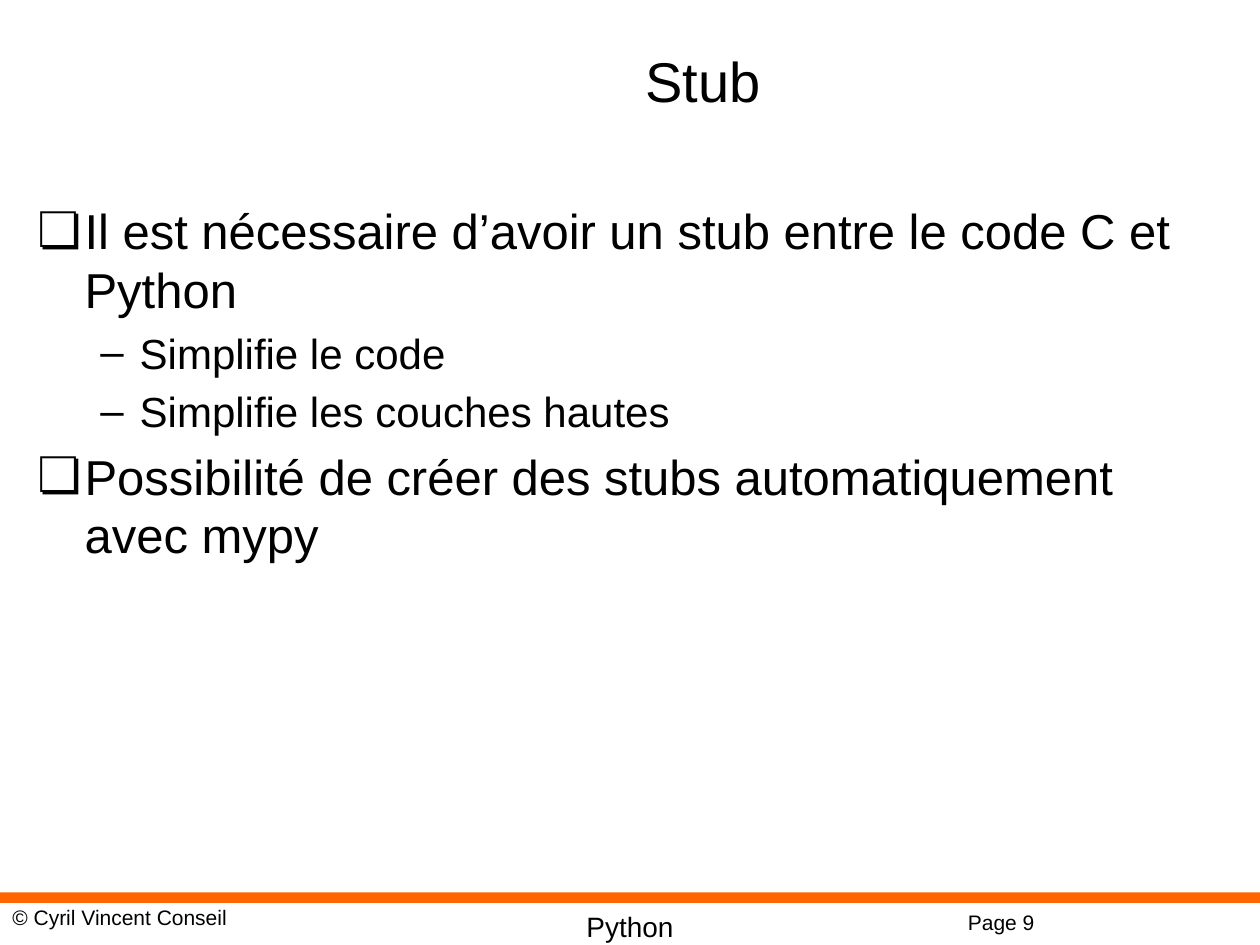
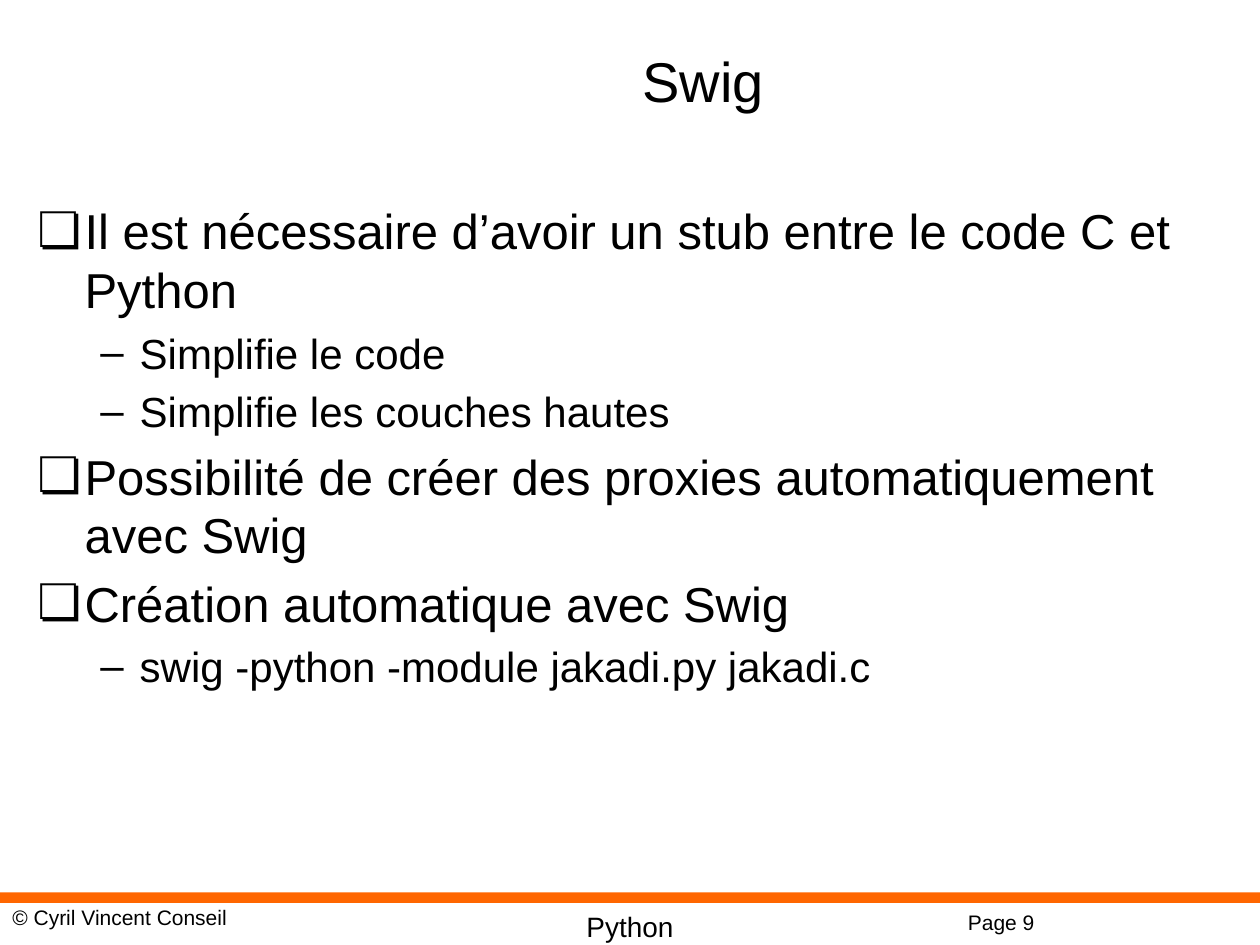
Before and after one commit to cyrilvincent/pollen, a slide deck: slide 9 of PPT/Python22-C.pptx. Drawn at 1260x945 pixels with LibreOffice and Linux fonts; fonts in the diff are those of the drawing; background and template pictures are left out. Boxes give left, top, right and bottom in pixels: in the first picture for what was removed or moved away, otherwise in the second. Text is boxed around its words. In the diff, an @@ line names an element or a change of style, - is before the commit and + after.

```diff
--- a/PPT/Python22-C.pptx
+++ b/PPT/Python22-C.pptx
@@ title at (x1=642, y1=61, x2=763, y2=113): text changed @@
-Stub
+Swig
@@ text at (x1=85, y1=459, x2=1154, y2=691): text changed @@
-❏ Possibilité de créer des stubs automatiquement avec mypy
+❏ Possibilité de créer des proxies automatiquement avec Swig
+❏ Création automatique avec Swig
+  – swig -python -module jakadi.py jakadi.c
```
Also in this commit, not shown: 2 other files.
